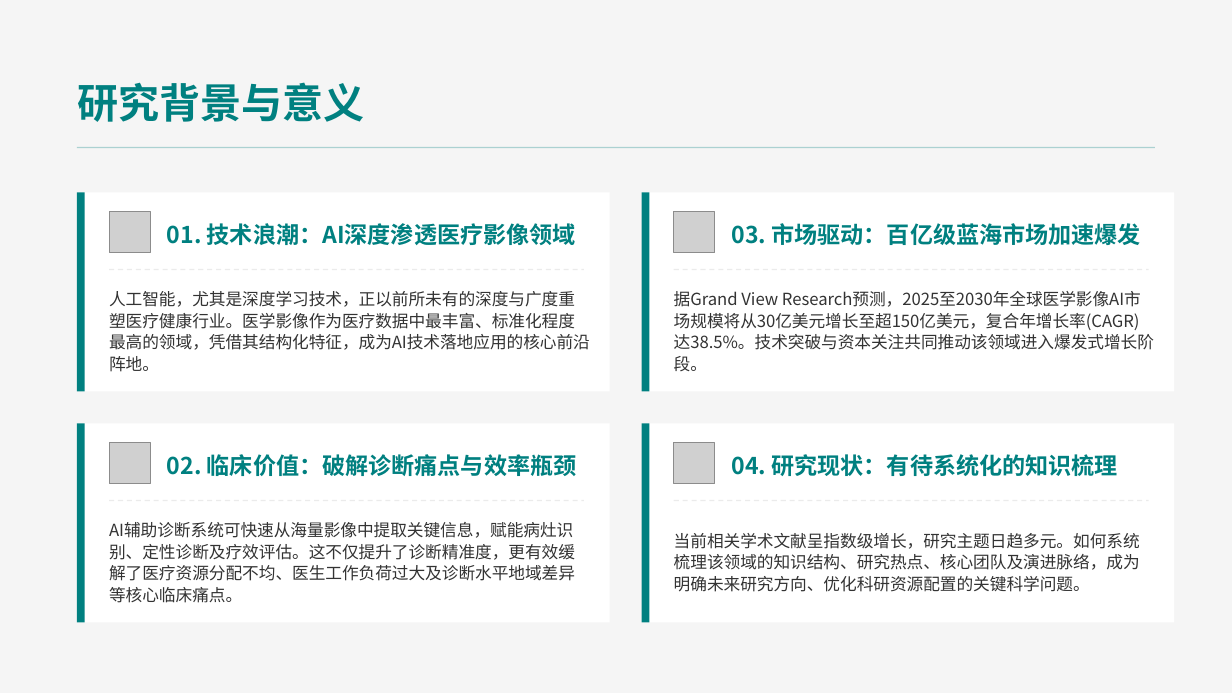
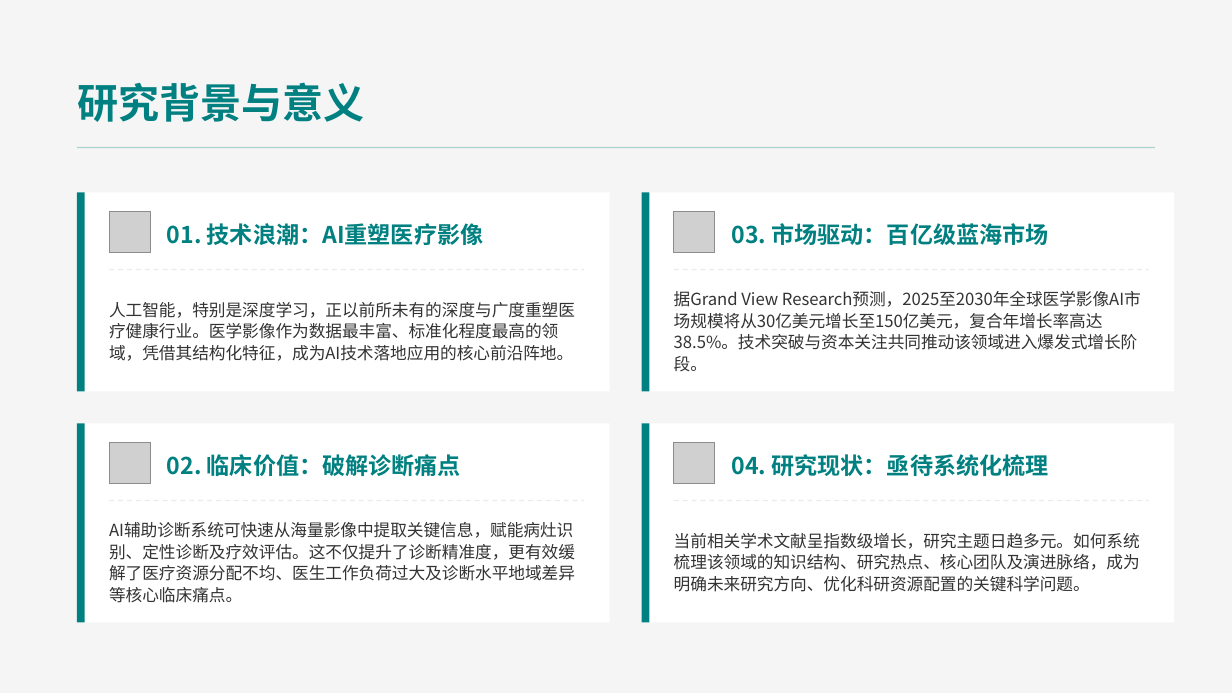
Before and after one commit to xzy11239/bibliometrics-project, a slide deck: slide 2 of presentation/人工智能辅助诊断的文献计量与知识图谱研究.pptx. Drawn at 1232x693 pixels with LibreOffice and Linux fonts; fonts in the diff are those of the drawing; grey boxes stand for pictures. Boxes give left, top, right and bottom in pixels: in the first picture for what was removed or moved away, otherwise in the second. Text is boxed around its words. In the diff, an @@ line names an element or a change of style, - is before the commit and + after.

```diff
--- a/presentation/人工智能辅助诊断的文献计量与知识图谱研究.pptx
+++ b/presentation/人工智能辅助诊断的文献计量与知识图谱研究.pptx
@@ text at [167, 223, 484, 245]: text changed @@
-01. 技术浪潮：AI深度渗透医疗影像领域
+01. 技术浪潮：AI重塑医疗影像
@@ text at [731, 223, 1048, 245]: text changed @@
-03. 市场驱动：百亿级蓝海市场加速爆发
+03. 市场驱动：百亿级蓝海市场
@@ text at [674, 291, 1141, 371]: text changed @@
-据Grand View Research预测，2025至2030年全球医学影像AI市场规模将从30亿美元增长至超150亿美元，复合年增长率(CAGR)达38.5%。技术突破与资本关注共同推动该领域进入爆发式增长阶段。
+据Grand View Research预测，2025至2030年全球医学影像AI市场规模将从30亿美元增长至150亿美元，复合年增长率高达38.5%。技术突破与资本关注共同推动该领域进入爆发式增长阶段。
@@ text at [109, 302, 575, 361]: text changed @@
-人工智能，尤其是深度学习技术，正以前所未有的深度与广度重塑医疗健康行业。医学影像作为医疗数据中最丰富、标准化程度最高的领域，凭借其结构化特征，成为AI技术落地应用的核心前沿阵地。
+人工智能，特别是深度学习，正以前所未有的深度与广度重塑医疗健康行业。医学影像作为数据最丰富、标准化程度最高的领域，凭借其结构化特征，成为AI技术落地应用的核心前沿阵地。
@@ text at [167, 454, 461, 476]: text changed @@
-02. 临床价值：破解诊断痛点与效率瓶颈
+02. 临床价值：破解诊断痛点
@@ text at [731, 454, 1048, 476]: text changed @@
-04. 研究现状：有待系统化的知识梳理
+04. 研究现状：亟待系统化梳理
```
Also in this commit, not shown: 11 other slides changed, 4 slides added, 2 slides removed.
